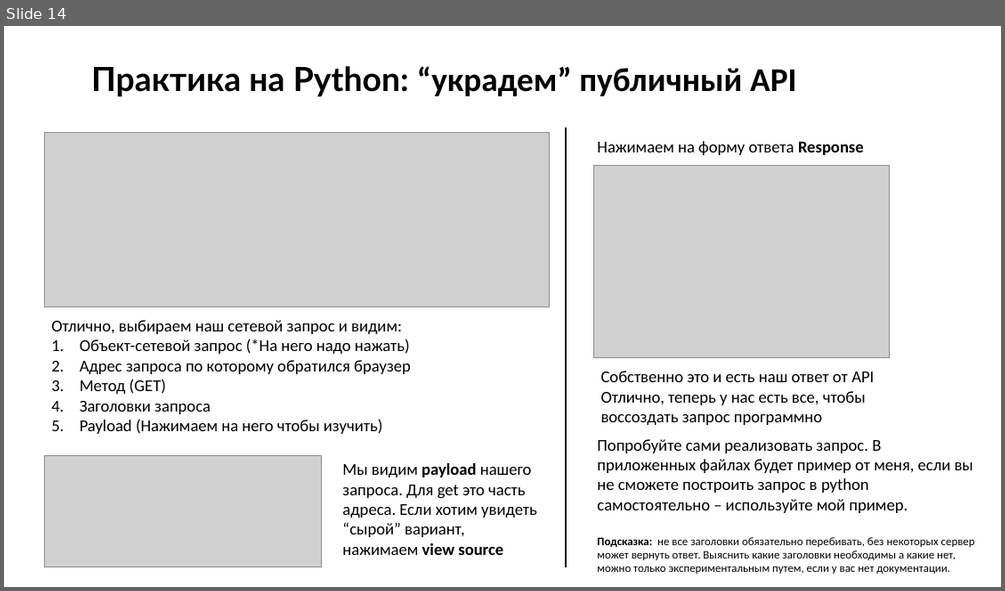
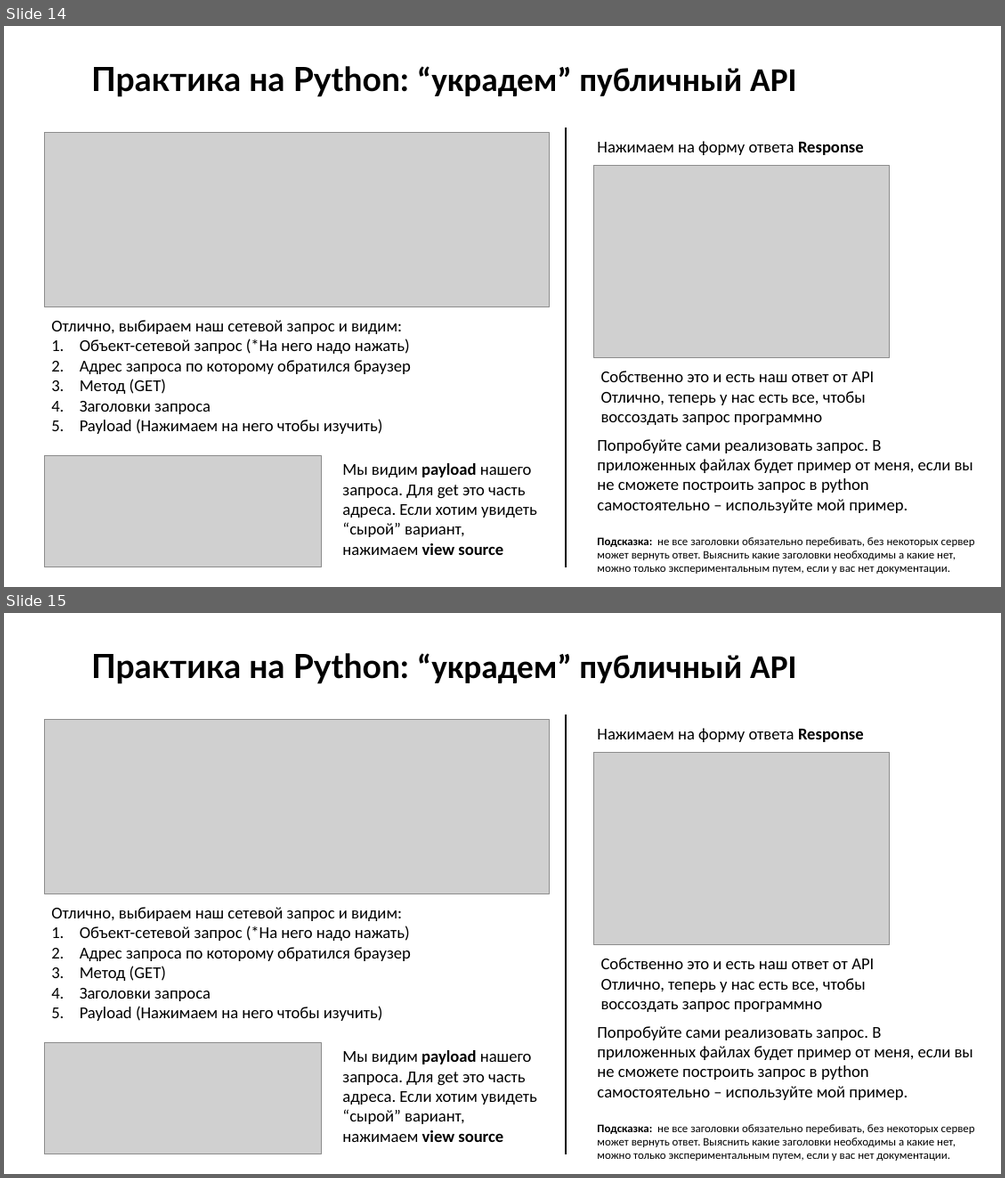
Before and after one commit to kars1886/HTTPRequestsGuideForAnalysist-, a slide deck: api_lection_tfg.pptx. Shown one above the other, each under a label of ours: slide 14 before the commit, slides 14 and 15 after it. The pictures are 1005x591 and 1005x1178 pixels, drawn with LibreOffice and Linux fonts; fonts in the diff are those of the drawing; grey boxes stand for pictures. Boxes give left, top, right and bottom in pixels: in the first picture for what was removed or moved away, otherwise in the second. Text is boxed around its words. In the diff, an @@ line names an element or a change of style, - is before the commit and + after.

Commit message:
update

```diff
--- a/api_lection_tfg.pptx
+++ b/api_lection_tfg.pptx
@@ slide 15 added at box(4, 613, 1001, 1174), background #FFFFFF @@
@@ title added at box(91, 653, 796, 684), 32 pt, text #000000, bold @@
+Практика на Python: “украдем” публичный API
@@ picture added at box(44, 719, 550, 893) @@
@@ line added from (566, 714) to (566, 1154), #000000 1.5 pt @@
@@ text added at box(597, 728, 864, 742), 16 pt, text #000000 @@
+Нажимаем на форму ответа Response
@@ picture added at box(593, 752, 889, 944) @@
@@ text added at box(51, 907, 411, 1021), 16 pt, text #000000 @@
+Отлично, выбираем наш сетевой запрос и видим:
+1. Объект-сетевой запрос (*На него надо нажать)
+2. Адрес запроса по которому обратился браузер
+3. Метод (GET)
+4. Заголовки запроса
+5. Payload (Нажимаем на него чтобы изучить)
@@ text added at box(601, 957, 874, 1012), 16 pt, text #000000 @@
+Собственно это и есть наш ответ от API
+Отлично, теперь у нас есть все, чтобы воссоздать запрос программно
@@ text added at box(597, 1026, 975, 1160), 11 pt, text #000000 @@
+Попробуйте сами реализовать запрос. В приложенных файлах будет пример от меня, если вы не сможете построить запрос в python самостоятельно – используйте мой пример.
+Подсказка: не все заголовки обязательно перебивать, без некоторых сервер может вернуть ответ. Выяснить какие заголовки необходимы а какие нет, можно только экспериментальным путем, если у вас нет документации.
@@ picture added at box(44, 1042, 321, 1154) @@
@@ text added at box(342, 1050, 537, 1142), 16 pt, text #000000 @@
+Мы видим payload нашего запроса. Для get это часть адреса. Если хотим увидеть “сырой” вариант, нажимаем view source
```
Also in this commit, not shown: 1 other slide added.
